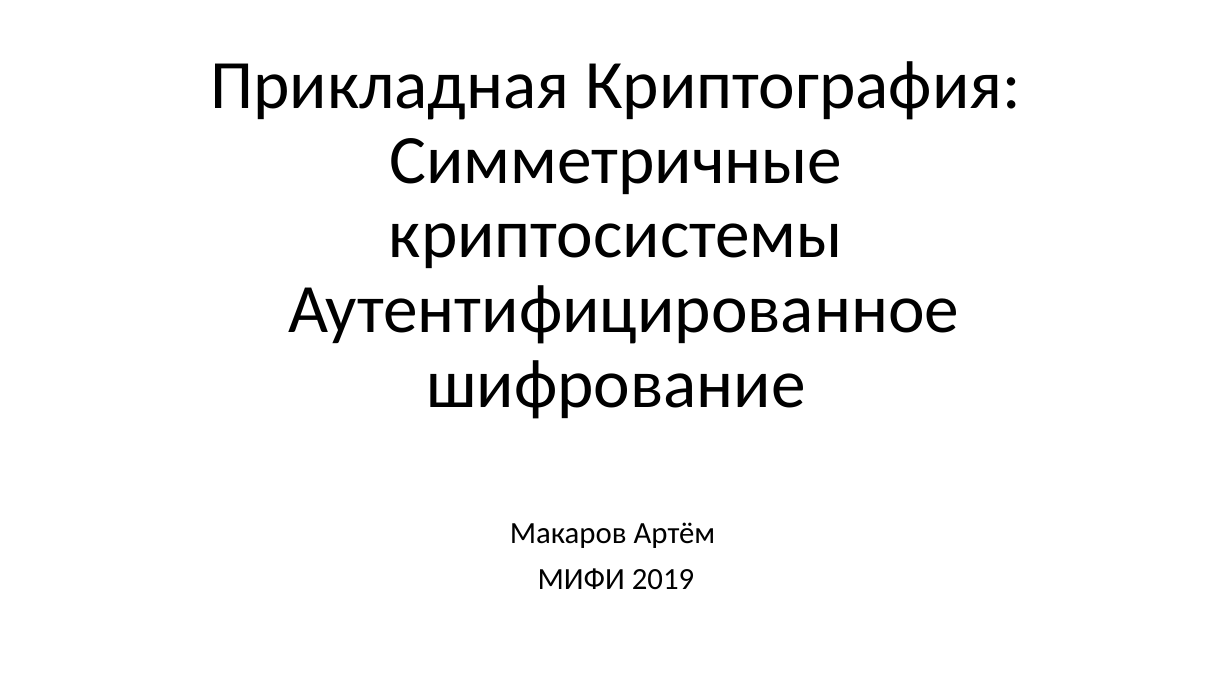
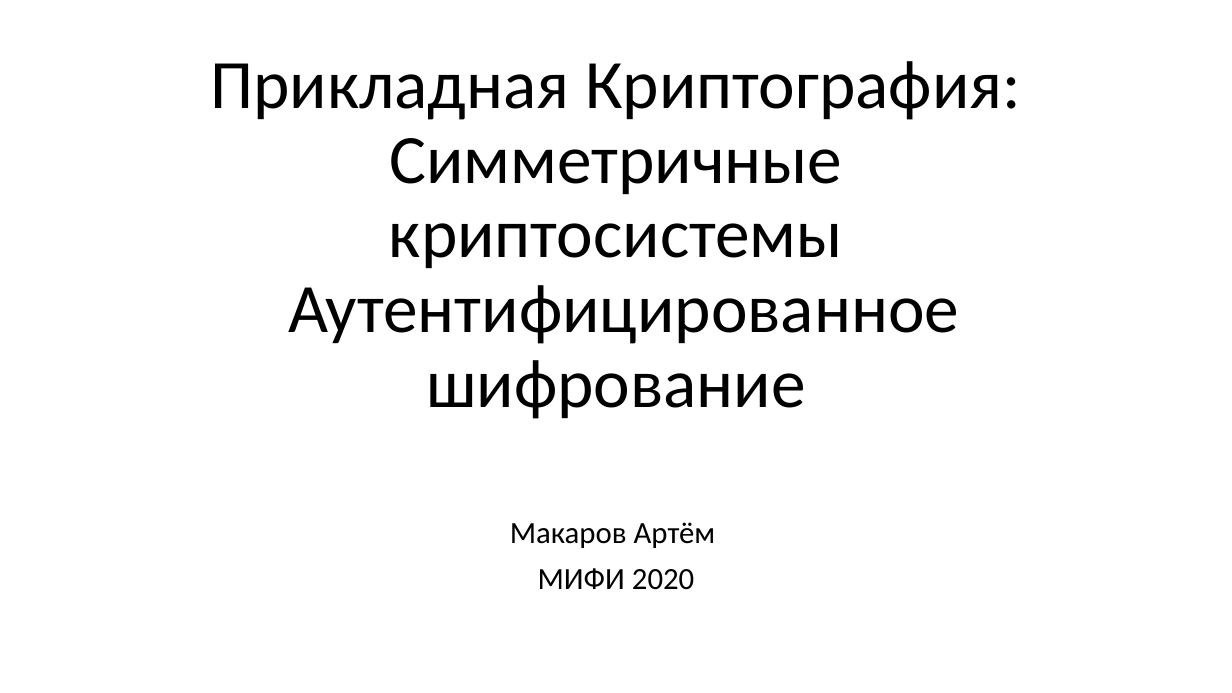
Before and after one commit to GeorgyFirsov-s-forks/CryptoLectures, a slide deck: slide 1 of Lectures/Lecture12.pptx. Drawn at 1232x693 pixels with LibreOffice and Linux fonts; fonts in the diff are those of the drawing. Boxes give left, top, right and bottom in pixels: in the first picture for what was removed or moved away, otherwise in the second. Text is boxed around its words. In the diff, an @@ line names an element or a change of style, - is before the commit and + after.

```diff
--- a/Lectures/Lecture12.pptx
+++ b/Lectures/Lecture12.pptx
@@ subtitle at [538, 568, 694, 590]: text changed @@
-МИФИ 2019
+МИФИ 2020
```
Also in this commit, not shown: 1 other slide changed, 3 other files.
